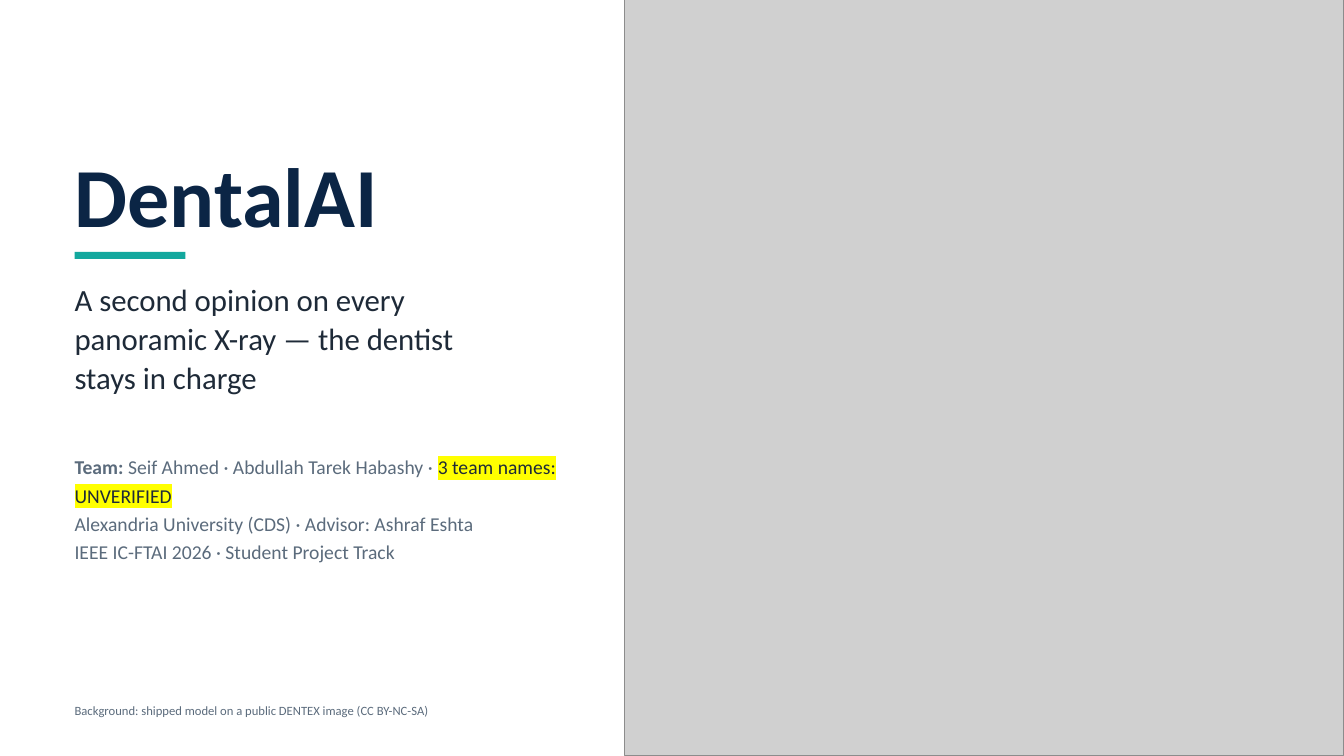
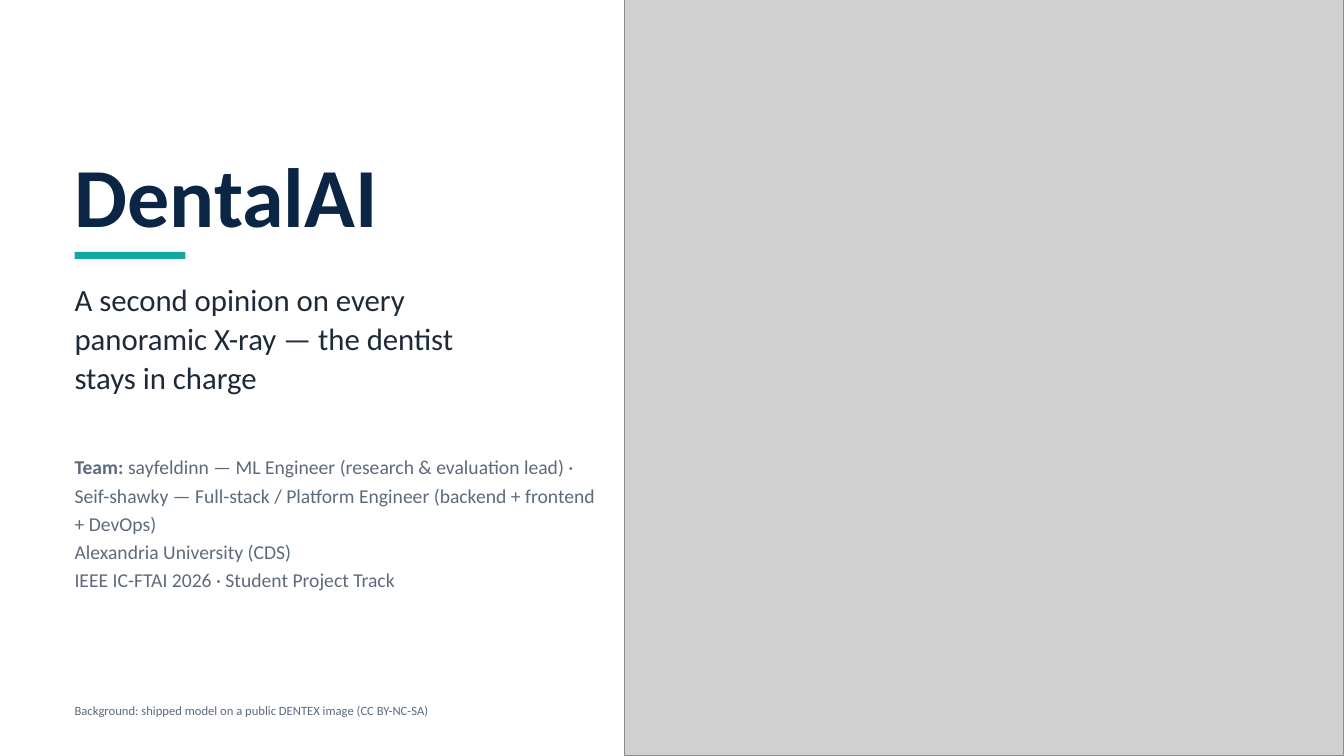
Before and after one commit to sayfeldinn/dental-xray-ai-assistant, a slide deck: slide 1 of submission/DentalAI_IC-FTAI2026_Presentation.pptx. Drawn at 1344x756 pixels with LibreOffice and Linux fonts; fonts in the diff are those of the drawing; grey boxes stand for pictures. Boxes give left, top, right and bottom in pixels: in the first picture for what was removed or moved away, otherwise in the second. Text is boxed around its words. In the diff, an @@ line names an element or a change of style, - is before the commit and + after.

```diff
--- a/submission/DentalAI_IC-FTAI2026_Presentation.pptx
+++ b/submission/DentalAI_IC-FTAI2026_Presentation.pptx
@@ text at (x1=75, y1=460, x2=595, y2=562): text changed @@
-Team: Seif Ahmed · Abdullah Tarek Habashy · 3 team names: UNVERIFIED
-Alexandria University (CDS) · Advisor: Ashraf Eshta
+Team: sayfeldinn — ML Engineer (research & evaluation lead) · Seif-shawky — Full-stack / Platform Engineer (backend + frontend + DevOps)
+Alexandria University (CDS)
```
Also in this commit, not shown: 18 other files.
